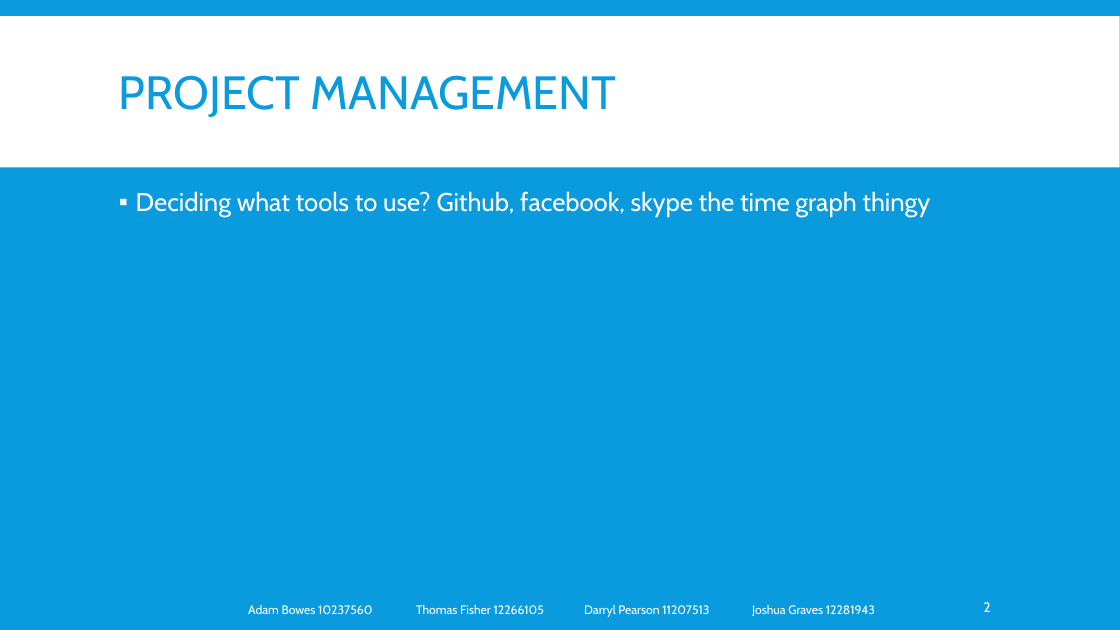
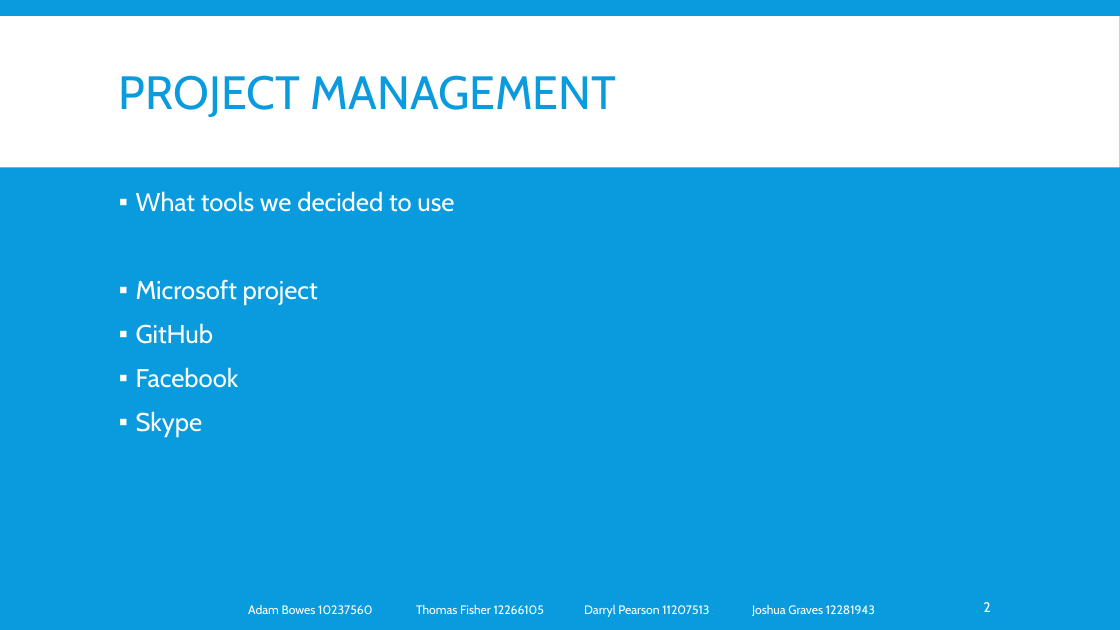
Before and after one commit to lazerduck/GroupProject_Lincoln_2014, a slide deck: slide 2 of Document/Presentation.pptx. Drawn at 1120x630 pixels with LibreOffice and Linux fonts; fonts in the diff are those of the drawing. Boxes give left, top, right and bottom in pixels: in the first picture for what was removed or moved away, otherwise in the second. Text is boxed around its words. In the diff, an @@ line names an element or a change of style, - is before the commit and + after.

```diff
--- a/Document/Presentation.pptx
+++ b/Document/Presentation.pptx
@@ text at <box>136,191,454,437</box>: text changed @@
-▪ Deciding what tools to use? Github, facebook, skype the time graph thingy
+▪ What tools we decided to use
+▪ Microsoft project
+▪ GitHub
+▪ Facebook
+▪ Skype
```
Also in this commit, not shown: 10 other slides changed, 1 slide added.
